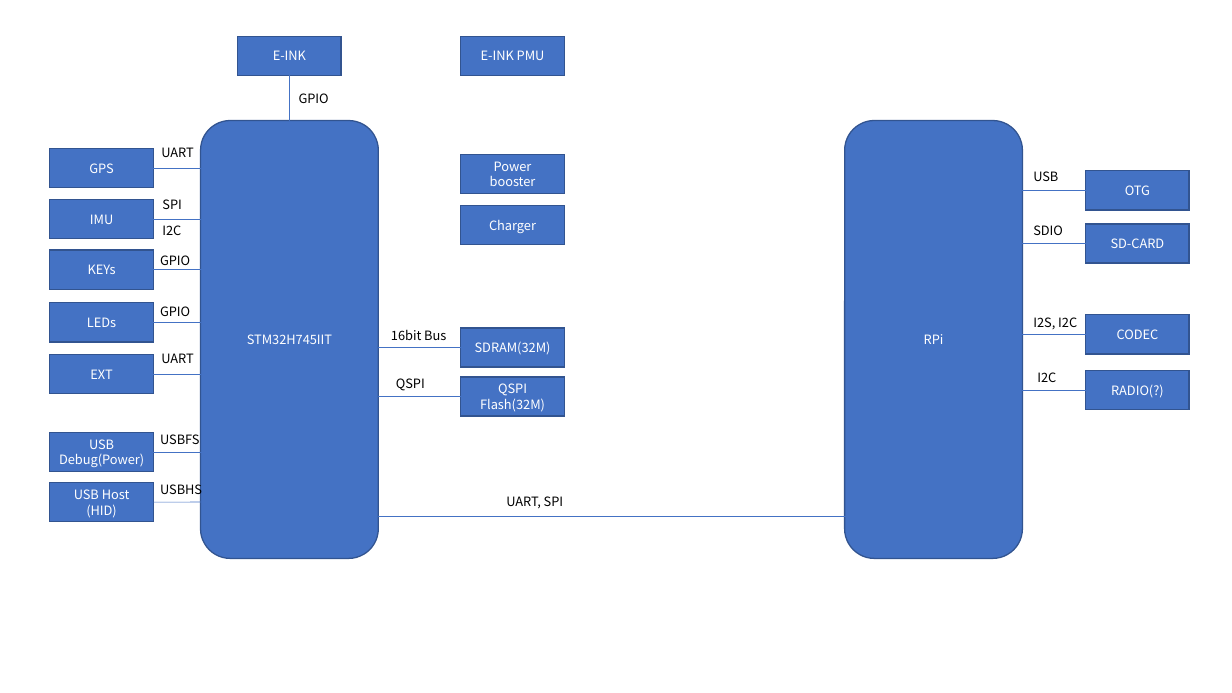
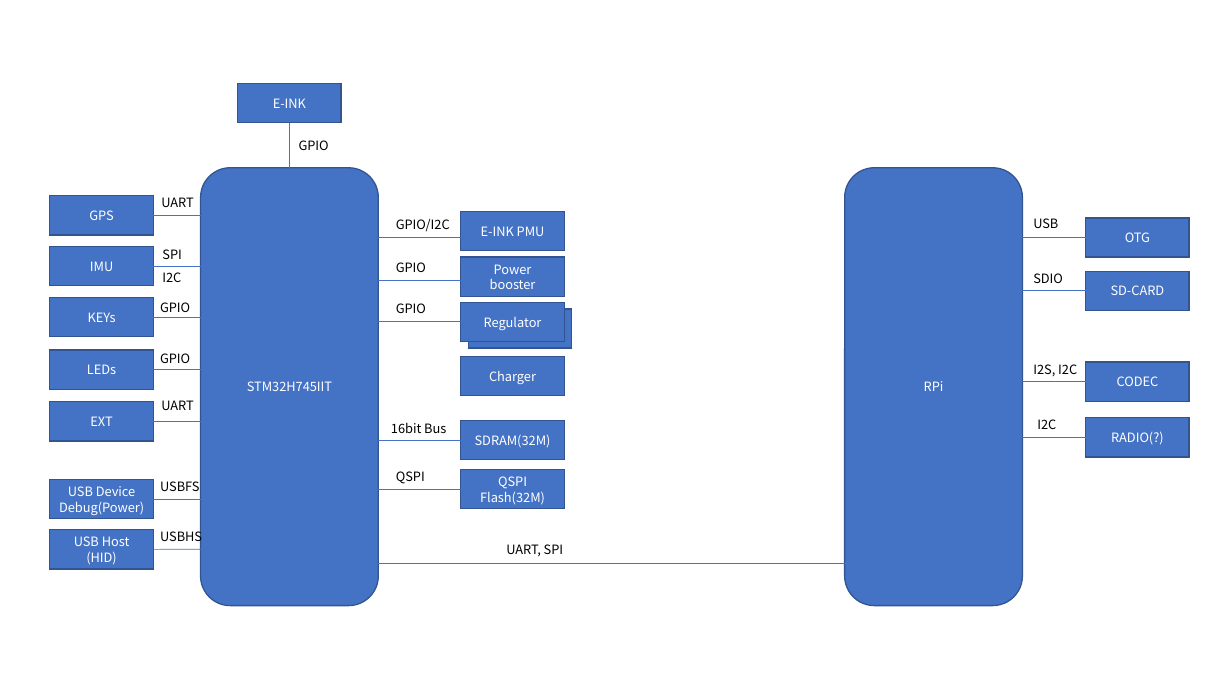
Before and after one commit to akkdong/FlightComputer, a slide deck: slide 1 of doc/System Architecture.pptx (slide 5 before the commit). Drawn at 1232x693 pixels with LibreOffice and Linux fonts; fonts in the diff are those of the drawing. Boxes give left, top, right and bottom in pixels: in the first picture for what was removed or moved away, otherwise in the second. Text is boxed around its words. In the diff, an @@ line names an element or a change of style, - is before the commit and + after.

```diff
--- a/doc/System Architecture.pptx
+++ b/doc/System Architecture.pptx
@@ 12 lines, 10 rectangles, 10 texts: place and size @@
-12 lines, 10 rectangles, 10 texts at bbox=[50, 36, 1189, 517]
+12 lines, 10 rectangles, 10 texts at bbox=[50, 83, 1189, 564]
@@ line added from (461, 238) to (378, 238), #4472C4 0.5 pt @@
@@ text added at bbox=[396, 219, 450, 232], 10 pt, text #000000 @@
+GPIO/I2C
@@ rectangle "E-INK PMU": place and size @@
-rectangle "E-INK PMU" at bbox=[461, 36, 565, 75]
+rectangle "E-INK PMU" at bbox=[461, 212, 565, 250]
@@ 4 texts, 2 rounded rectangles, 2 rectangles, 1 line: place and size @@
-4 texts, 2 rounded rectangles, 2 rectangles, 1 line at bbox=[50, 120, 1086, 558]
+4 texts, 2 rounded rectangles, 2 rectangles, 1 line at bbox=[50, 168, 1086, 606]
@@ text added at bbox=[396, 262, 426, 272], 10 pt, text #000000 @@
+GPIO
@@ rectangle "Power booster": place and size @@
-rectangle "Power booster" at bbox=[461, 154, 565, 193]
+rectangle "Power booster" at bbox=[461, 257, 565, 296]
@@ line added from (461, 280) to (378, 280), #4472C4 0.5 pt @@
@@ line added from (461, 321) to (378, 321), #4472C4 0.5 pt @@
@@ text added at bbox=[396, 303, 426, 313], 10 pt, text #000000 @@
+GPIO
@@ rectangle added at bbox=[461, 303, 565, 342], fill #4472C4, outline #325491 1 pt, 10 pt, text #FFFFFF @@
+Regulator
@@ rectangle added at bbox=[469, 309, 572, 348], fill #4472C4, outline #325491 1 pt, 10 pt, text #FFFFFF @@
+Regulator
@@ rectangle "Charger": place and size @@
-rectangle "Charger" at bbox=[461, 205, 565, 244]
+rectangle "Charger" at bbox=[461, 357, 565, 396]
@@ line moved from (461, 348) - (378, 348) to (461, 440) - (378, 440) @@
@@ text "QSPI": place and size @@
-text "QSPI" at bbox=[396, 378, 425, 391]
+text "QSPI" at bbox=[396, 471, 425, 484]
@@ text in rectangle at bbox=[59, 486, 144, 515]: text changed @@
-USB Debug(Power)
+USB Device
+Debug(Power)
@@ 2 rectangles, 1 text, 1 line: place and size @@
-2 rectangles, 1 text, 1 line at bbox=[378, 328, 565, 416]
+2 rectangles, 1 text, 1 line at bbox=[378, 421, 565, 508]
```
Also in this commit, not shown: 1 other slide changed, 4 slides removed, 10 other files.
